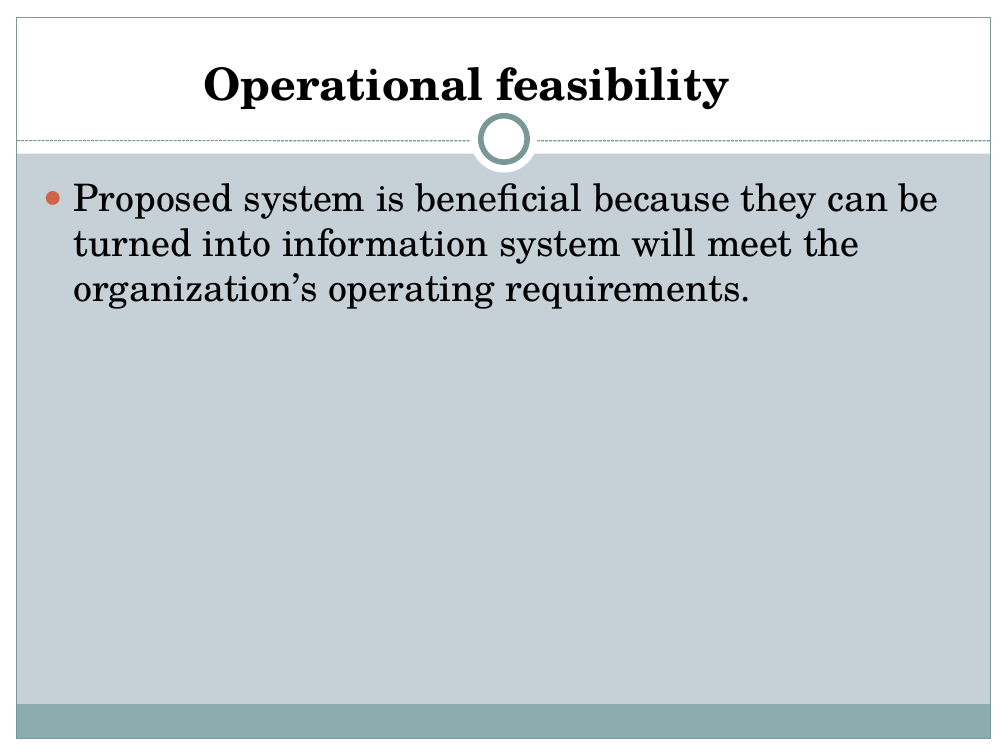
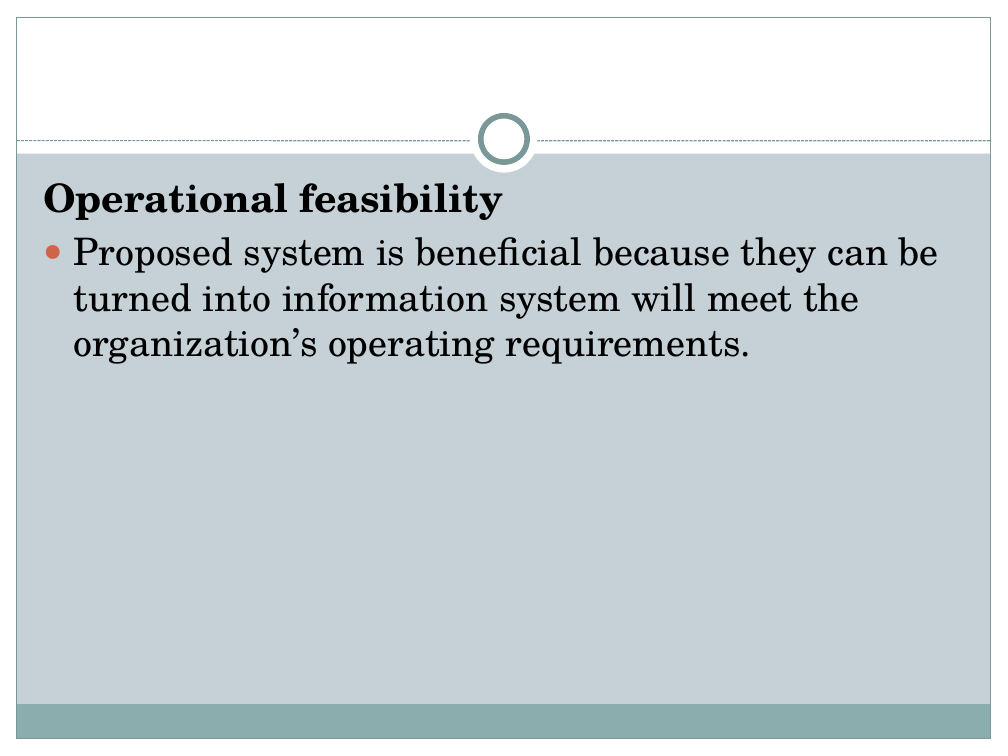
Before and after one commit to Bsccs/tutorial-site, a slide deck: slide 20 of documentation/project.pptx (slide 22 before the commit). Drawn at 1008x756 pixels with LibreOffice and Linux fonts; fonts in the diff are those of the drawing. Boxes give left, top, right and bottom in pixels: in the first picture for what was removed or moved away, otherwise in the second. Text is boxed around its words. In the diff, an @@ line names an element or a change of style, - is before the commit and + after.

```diff
--- a/documentation/project.pptx
+++ b/documentation/project.pptx
@@ text removed at <box>203,67,729,115</box> @@
-Operational feasibility
@@ text at <box>43,183,503,220</box>: paragraph added @@
+Operational feasibility
```
Also in this commit, not shown: 10 other slides changed, 8 slides added, 7 slides removed, 13 other files.
